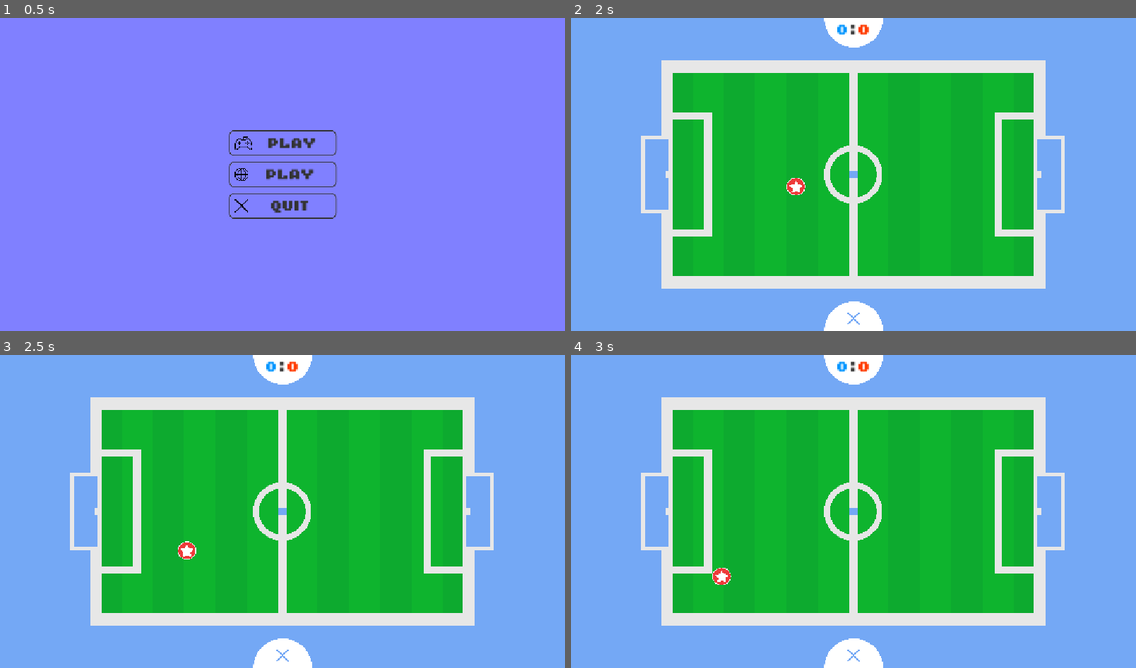
Above: before the commit, frames 1-4 (two rows, left to right).
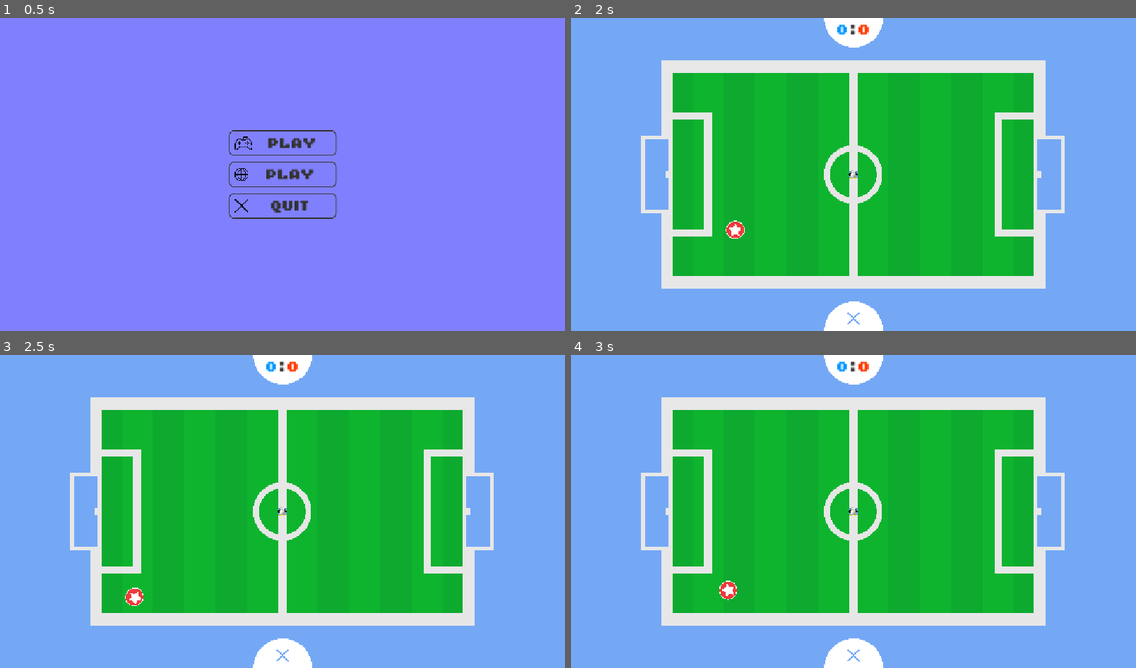
Above: after the commit, the same moments.

Repository: Henri1111/soccer-pool
Game: Godot game, scene res://scenes/main_menu.tscn
Same seed, same stepped clock (60 frames per second), same inputs: the game is played once before the commit and once after it.
Inputs (mouse positions are in pixels of both pictures, inside the frame that each line leads up to):
- Up to frame 1 (0.5 s): no input
- Up to frame 2 (2 s): click "Play" at 0.5 s; tap Enter at 1.25 s; drag from (813, 174) to (910, 105) at 1.27 s
- Up to frame 3 (2.5 s): drag from (169, 527) to (254, 574) at 2.02 s
- Up to frame 4 (3 s): move the mouse to (910, 442) at 2.77 s; click (910, 442) at 2.92 s

Frame 1 is identical in both runs. In frame 2, 0.3% of the frame differs, in the area x 27-51%, y 48-71%; in frame 3, 0.3%, in the area x 22-51%, y 48-81%; in frame 4, 0.3%.

Commit message:
new physics adjustmens

Diff:
--- a/scenes/ball.tscn
+++ b/scenes/ball.tscn
@@ -3,11 +3,17 @@
 [ext_resource type="Script" uid="uid://cow16wv5ua3kg" path="res://scenes/ball.gd" id="1_cxlvu"]
 [ext_resource type="Texture2D" uid="uid://c7lahikifmm4s" path="res://assets/textures/tux.svg" id="2_f7cbr"]
 
+[sub_resource type="PhysicsMaterial" id="PhysicsMaterial_dinhu"]
+bounce = 0.4
+
 [sub_resource type="CircleShape2D" id="CircleShape2D_u5sy4"]
 radius = 9.0
 
 [node name="Ball" type="RigidBody2D" unique_id=245778740]
+mass = 0.4
+physics_material_override = SubResource("PhysicsMaterial_dinhu")
 gravity_scale = 0.0
+linear_damp = 1.0
 script = ExtResource("1_cxlvu")
 
 [node name="CollisionShape2D" type="CollisionShape2D" parent="." unique_id=199577458]
--- a/scenes/game.tscn
+++ b/scenes/game.tscn
@@ -9,6 +9,7 @@
 [ext_resource type="FontFile" uid="uid://dxd65hhlooutw" path="res://assets/fonts/RasterForgeRegular-JpBgm.ttf" id="4_0tnpc"]
 [ext_resource type="Texture2D" uid="uid://coqrokeubl5o8" path="res://assets/tileset/center_circle.png" id="7_gee14"]
 [ext_resource type="PackedScene" uid="uid://dif2mjvdhpvef" path="res://scenes/player.tscn" id="7_u5sy4"]
+[ext_resource type="PackedScene" uid="uid://c84arfahglm4i" path="res://scenes/ball.tscn" id="10_vtaks"]
 
 [sub_resource type="LabelSettings" id="LabelSettings_gee14"]
 font = ExtResource("4_0tnpc")
@@ -142,3 +143,5 @@
 
 [node name="Player" parent="CanvasLayer" unique_id=2081298001 instance=ExtResource("7_u5sy4")]
 position = Vector2(494, 320)
+
+[node name="Ball" parent="CanvasLayer" unique_id=245778740 instance=ExtResource("10_vtaks")]
--- a/scenes/player.gd
+++ b/scenes/player.gd
@@ -3,7 +3,7 @@
 
 @onready var collision_shape: CollisionShape2D = $CollisionShape2D
 
-const MAX_INITIAL_SPEED: float = 200  # pixel/second
+const MAX_INITIAL_SPEED: float = 1800  # pixel/second
 const MAX_DRAG_DISTANCE: float = 200  # pixel
 var currently_dragging = false
 
--- a/scenes/player.tscn
+++ b/scenes/player.tscn
@@ -2,13 +2,19 @@
 
 [ext_resource type="Script" uid="uid://bi01squn2tw8v" path="res://scenes/player.gd" id="1_g2els"]
 [ext_resource type="Texture2D" uid="uid://dnou4fxh3l1im" path="res://assets/textures/star_red.png" id="2_g2els"]
+
+[sub_resource type="PhysicsMaterial" id="PhysicsMaterial_kvpfn"]
+bounce = 0.4
 
 [sub_resource type="CircleShape2D" id="CircleShape2D_g2els"]
 radius = 19.0
 
 [node name="Player" type="RigidBody2D" unique_id=2081298001]
 input_pickable = true
+mass = 1.7
+physics_material_override = SubResource("PhysicsMaterial_kvpfn")
 gravity_scale = 0.0
+linear_damp = 1.3
 script = ExtResource("1_g2els")
 
 [node name="CollisionShape2D" type="CollisionShape2D" parent="." unique_id=846301041]
